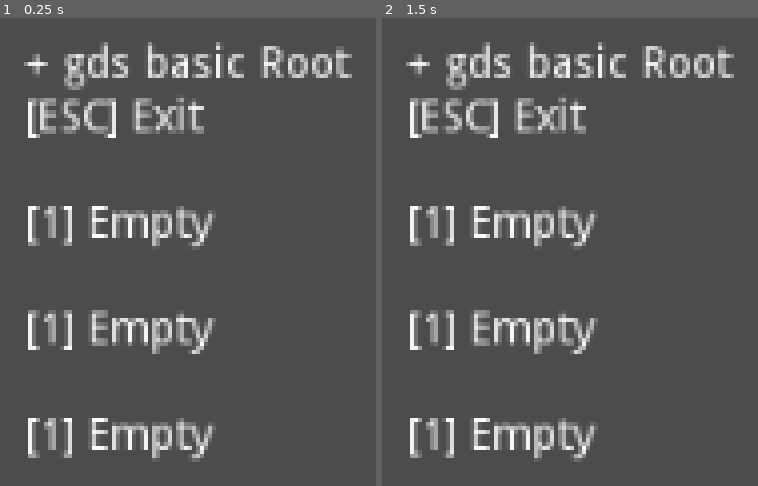
Above: before the commit, frames 1-2 (left to right).
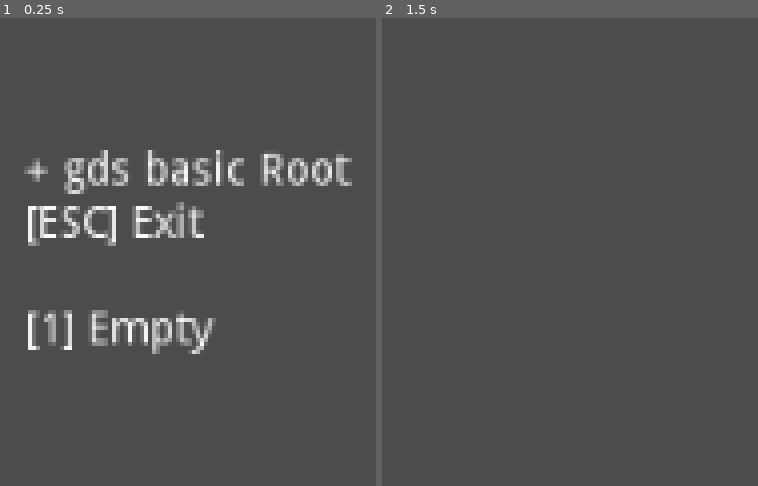
Above: after the commit, the same moments.

Repository: R2Road/godot_playground
Game: Godot game, scene res://gds_basic/gds_basic_RootScene.tscn
Same seed, same stepped clock (60 frames per second), same inputs: the game is played once before the commit and once after it.
Inputs:
- Up to frame 1 (0.25 s): no input
- Up to frame 2 (1.5 s): tap Enter at 0.5 s; tap 1 at 0.6, 1.35 s; tap Space at 1.25 s; hold A from 1.28 s (still down)

The runs differ from the first frame. In frame 1, 11% of the frame differs, in the area x 6-94%, y 5-95%; in frame 2, 10%.

Commit message:
change scene

Diff:
--- a/2d_ground/gds_basic/gds_basic_RootScene.gd
+++ b/2d_ground/gds_basic/gds_basic_RootScene.gd
@@ -7,10 +7,6 @@
 	+ "[ESC] Exit" \
 	+ "\n\n" \
 	+ "[1] Empty" \
-	+ "\n\n" \
-	+ "[1] Empty" \
-	+ "\n\n" \
-	+ "[1] Empty"
 
 
 func _ready():
@@ -36,3 +32,5 @@
 		KEY_ESCAPE:
 			set_process_input( false )
 			get_tree().quit()
+		KEY_1:
+			get_tree().change_scene("res://gds_basic/gds_basic_EmptyScene.tscn")
